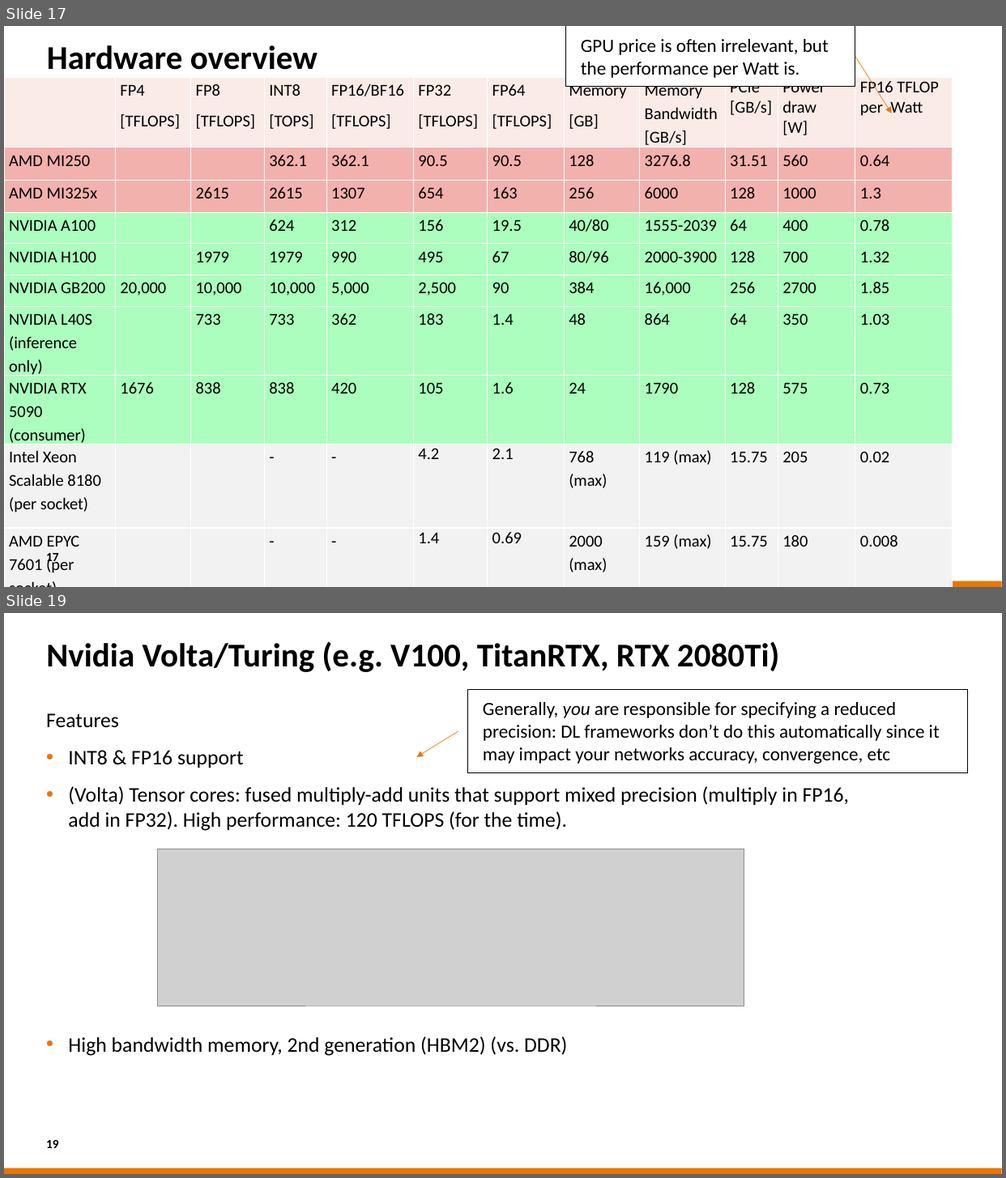
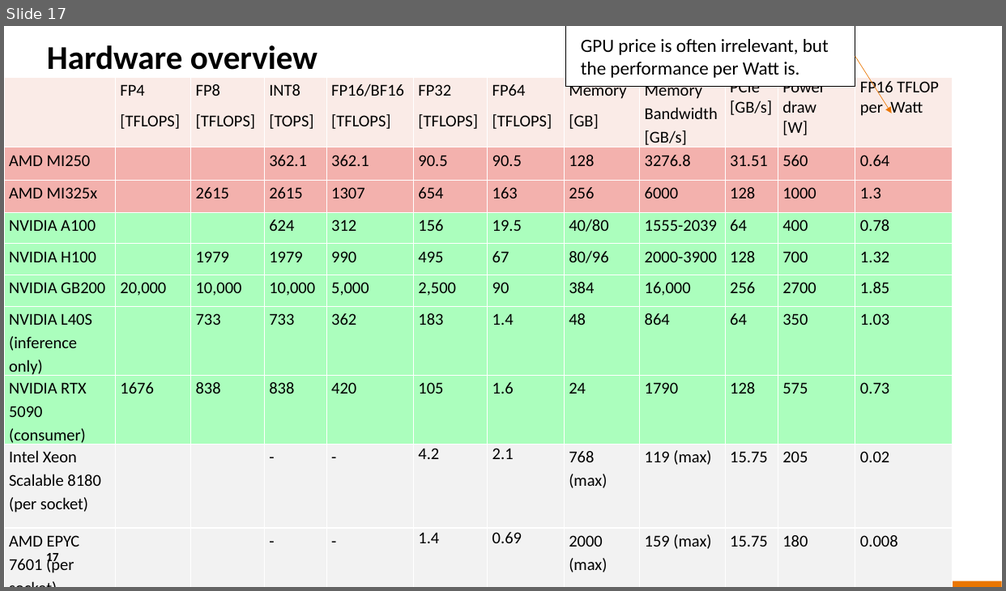
Before and after one commit to sara-nl/HPML-course-materials, a slide deck: Day2/slides/hw_and_software_features.pptx. Shown one above the other, each under a label of ours: slides 17 and 19 before the commit, slide 17 after it; the slides between them are not shown. The pictures are 1006x1178 and 1006x591 pixels, drawn with LibreOffice and Linux fonts; fonts in the diff are those of the drawing; grey boxes stand for pictures; background and template pictures are left out. Boxes give left, top, right and bottom in pixels: in the first picture for what was removed or moved away, otherwise in the second. Text is boxed around its words. In the diff, an @@ line names an element or a change of style, - is before the commit and + after.

```diff
--- a/Day2/slides/hw_and_software_features.pptx
+++ b/Day2/slides/hw_and_software_features.pptx
@@ slide 19 removed at bbox=[4, 613, 1002, 1174], background #FFFFFF; not listed: 1 template element that a slide beside it also shows @@
@@ title removed at bbox=[46, 641, 779, 672] @@
-Nvidia Volta/Turing (e.g. V100, TitanRTX, RTX 2080Ti)
@@ rectangle removed at bbox=[468, 689, 968, 773] @@
-Generally, you are responsible for specifying a reduced precision: DL frameworks don’t do this automatically since it may impact your networks accuracy, convergence, etc
@@ text removed at bbox=[46, 713, 849, 1056] @@
-Features
-• INT8 & FP16 support
-• (Volta) Tensor cores: fused multiply-add units that support mixed precision (multiply in FP16, add in FP32). High performance: 120 TFLOPS (for the time).
-• High bandwidth memory, 2nd generation (HBM2) (vs. DDR)
@@ arrow removed from (458, 731) to (416, 757) @@
@@ picture removed at bbox=[157, 849, 744, 1006] @@
@@ page number removed at bbox=[46, 1140, 59, 1148] @@
-19
```
Also in this commit, not shown: 9 slides changed, 14 slides added, 1 other file.
